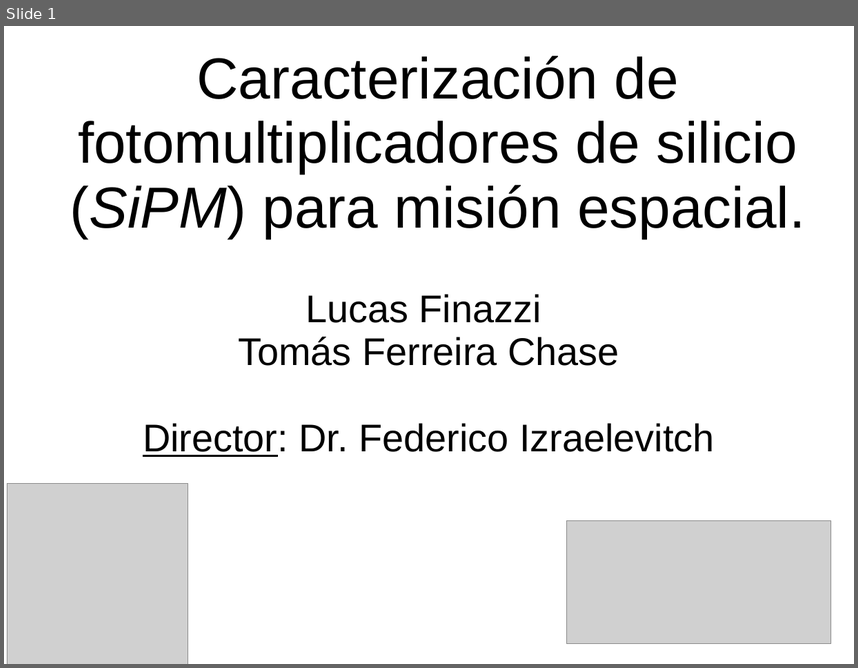
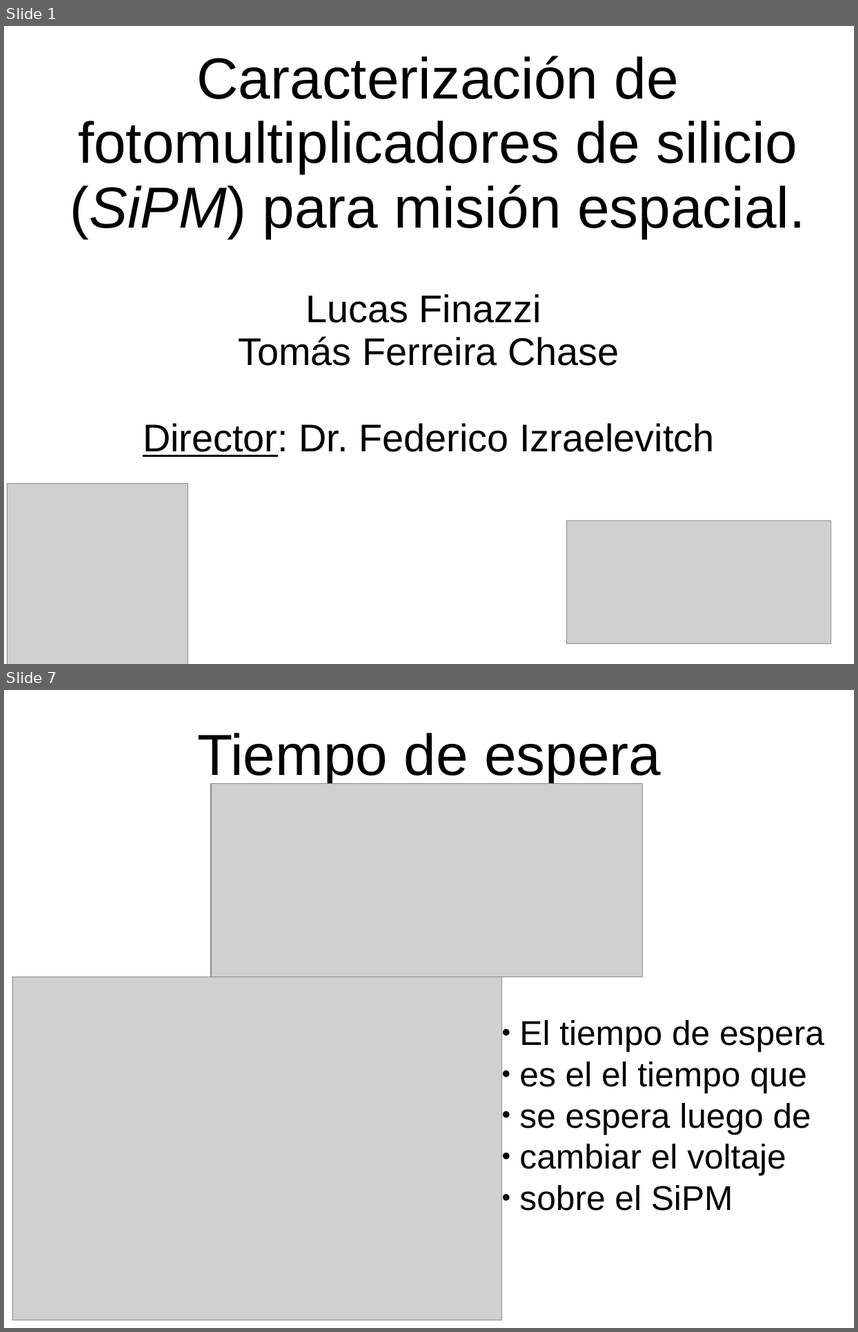
Before and after one commit to labosat/Labo-7, a slide deck: Charla Avance Labo7.odp. Shown one above the other, each under a label of ours: slide 1 before the commit, slides 1 and 7 after it; the slides between them are not shown. The pictures are 858x668 and 858x1332 pixels, drawn with LibreOffice and Linux fonts; fonts in the diff are those of the drawing; grey boxes stand for pictures. Boxes give left, top, right and bottom in pixels: in the first picture for what was removed or moved away, otherwise in the second. Text is boxed around its words. In the diff, an @@ line names an element or a change of style, - is before the commit and + after.

```diff
--- a/Charla Avance Labo7.odp
+++ b/Charla Avance Labo7.odp
@@ slide 7 added at [4,690,854,1328], background #FFFFFF @@
@@ text added at [197,733,661,785], 54 pt, text #000000 @@
+Tiempo de espera
@@ picture added at [212,783,644,977] @@
@@ picture added at [12,977,502,1320] @@
@@ text added at [519,1020,824,1210], 32 pt, text #000000 @@
+● El tiempo de espera
+● es el el tiempo que
+● se espera luego de
+● cambiar el voltaje
+● sobre el SiPM
```
Also in this commit, not shown: 8 slides changed, 2 other slides added, 2 slides removed, 5 other files.
